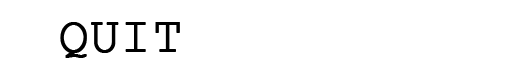
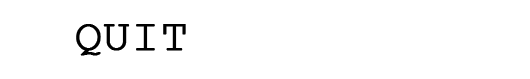
Two versions of the same layered image (530px x 79px). Layer-by-layer changes:
painted on "QUIT" (2nd of 2) over [60, 22, 186, 58]
